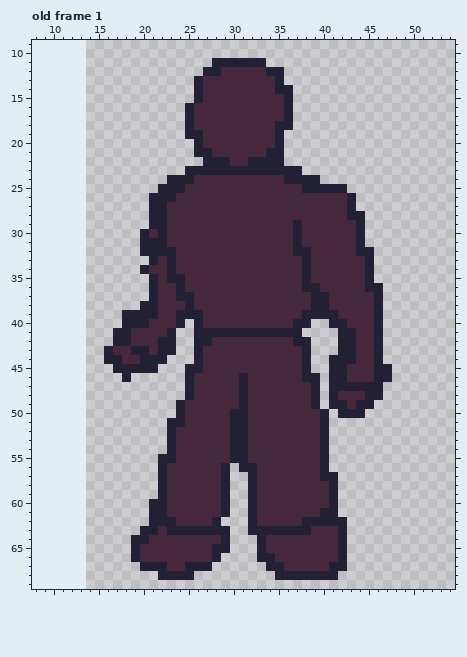
Two versions of one pixel-art file, Assets/Sprites/Overworld/enemy_overworld_human.ase. That is the earlier state.
46x80 pixels, 1 frame. Shown: old frame 1: x 8..54, y 9..69. The old version is drawn lined up with the new one, on the new canvas. The commit also changed other frames, which this record leaves out.
After the commit:
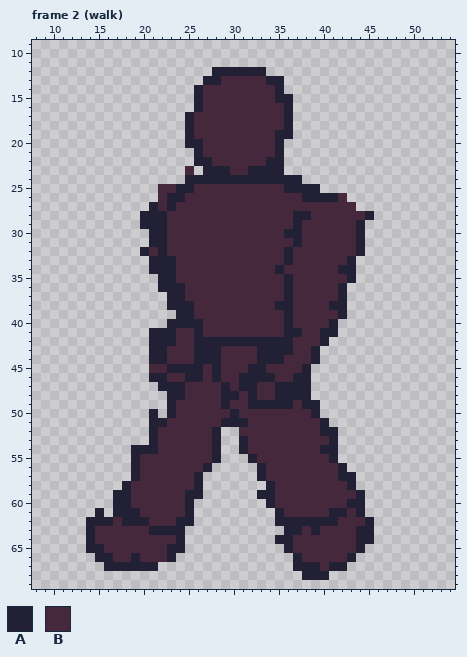
Palette (. is transparent): A #222034  B #45283c
A new or re-ordered frame is compared with the old frame closest to it.
From old to new:
canvas 46x80 -> 75x80, the old top-left corner now at 14,0
frames 1 -> 6
--- frame 2 (walk) is new; against old frame 1
@@ x 8..54 @@
 10 ...............................................
-11 ....................AAAAAA.....................
-12 ...................AABBBBBAA...................
-13 ..................ABBBBBBBBA...................
-14 ..................ABBBBBBBBAA..................
-15 ..................ABBBBBBBBBA..................
-16 .................ABBBBBBBBBBA..................
+11 ...............................................
+12 ....................AAAAAA.....................
+13 ...................AABBBBBAA...................
+14 ..................ABBBBBBBBA...................
+15 ..................ABBBBBBBBAA..................
+16 ..................ABBBBBBBBBA..................
 17 .................ABBBBBBBBBBA..................
-18 .................ABBBBBBBBBAA..................
-19 .................AABBBBBBBBA...................
-20 ..................ABBBBBBBBA...................
-21 ..................AABBBBBBAA...................
-22 ...................AAABBAAAA...................
-23 .................AAAAAAAAAAAAA.................
-24 ...............AAABBBBBBBBBBAAAA...............
-25 ..............AAABBBBBBBBBBBBBAAAAA............
-26 .............AAABBBBBBBBBBBBBBBBBBBA...........
-27 .............AABBBBBBBBBBBBBBBBBBBBA...........
-28 .............AABBBBBBBBBBBBBBBBBBBBAA..........
-29 .............AABBBBBBBBBBBBBBABBBBBBA..........
-30 ............ABABBBBBBBBBBBBBBABBBBBBA..........
-31 ............AAABBBBBBBBBBBBBBABBBBBBA..........
-32 ............AAAABBBBBBBBBBBBBAABBBBBAA.........
-33 .............ABABBBBBBBBBBBBBBABBBBBBA.........
-34 ............ABBABBBBBBBBBBBBBBABBBBBBA.........
-35 .............ABAABBBBBBBBBBBBBABBBBBBA.........
-36 .............ABBABBBBBBBBBBBBBAABBBBBAA........
-37 .............ABBAABBBBBBBBBBBBBAABBBBBA........
-38 ............AABBBABBBBBBBBBBBBBAABBBBBA........
-39 ..........AAAABBAAABBBBBBBBBBBAAAABBBBA........
-40 ..........AAABBBA.ABBBBBBBBBBAA..AABBBA........
-41 .........AABBBBA..AAAAAAAAAAAA....AABBA........
-42 .........AABBBAA..AABBBBBBBBBAA...AABBA........
-43 ........ABBAABAA..ABBBBBBBBBBBA...AABBA........
-44 ........AABBAAA...ABBBBBBBBBBBA..AAABBA........
-45 .........AAAAA...AABBBBBBBBBBBA..AABBBAA.......
-46 ..........A......ABBBBBABBBBBBAA.AABBBAA.......
-47 .................ABBBBBABBBBBBBA.AAAAAA........
-48 .................ABBBBBABBBBBBBA.ABBBAA........
-49 ................ABBBBBBABBBBBBBA.AABAA.........
-50 ................ABBBBBAABBBBBBBBA.AAA..........
-51 ...............AABBBBBAABBBBBBBBA..............
-52 ...............ABBBBBBAABBBBBBBBA..............
-53 ...............ABBBBBBAABBBBBBBBA..............
-54 ...............ABBBBBBAABBBBBBBBA..............
-55 ..............AABBBBBBAABBBBBBBBA..............
-56 ..............ABBBBBBA.AABBBBBBBA..............
-57 ..............ABBBBBBA..ABBBBBBBAA.............
-58 ..............ABBBBBBA..ABBBBBBBBA.............
-59 ..............ABBBBBBA..ABBBBBBBBA.............
-60 .............AABBBBBBA..ABBBBBBBBA.............
-61 .............AABBBBBBA..ABBBBBBBAA.............
-62 .............AAABBBBA...ABBBBBAAAAA............
-63 ............AABAAAAAAA..AAAAAAABBBA............
-64 ...........AABBBBBBBBA...ABBBBBBBBA............
-65 ...........ABBBBBBBBAA...ABBBBBBBBA............
-66 ...........ABBBBBBBBA....AABBBBBBBA............
-67 ............AAABBAAA......AABBBBBAA............
-68 ..............AAAA.........AAAAAAA.............
+18 .................ABBBBBBBBBBA..................
+19 .................ABBBBBBBBBAA..................
+20 .................AABBBBBBBBA...................
+21 ..................ABBBBBBBBA...................
+22 ..................AABBBBBBAA...................
+23 .................B.AAABBAAAA...................
+24 .................AAAAAAAAAAAAA.................
+25 ..............BBAABBBBBBBBBBAAAA...............
+26 ..............BAABBBBBBBBBBBBBAAAAB............
+27 .............ABABBBBBBBBBBBBBBBBBBBB...........
+28 ............AAABBBBBBBBBBBBBBAABBBBBBA.........
+29 ............AAABBBBBBBBBBBBBBABBBBBBA..........
+30 .............AABBBBBBBBBBBBBAABBBBBBA..........
+31 .............AABBBBBBBBBBBBBBABBBBBBA..........
+32 ............ABABBBBBBBBBBBBBABBBBBBBA..........
+33 .............AAABBBBBBBBBBBBABBBBBBA...........
+34 .............AAABBBBBBBBBBBABBBBBBAA...........
+35 ..............AABBBBBBBBBBBBABBBBBBA...........
+36 ..............AAABBBBBBBBBBBABBBBBA............
+37 ...............AABBBBBBBBBBBABBBBBA............
+38 ...............AAABBBBBBBBBAABBBBAA............
+39 ................AABBBBBBBBBBABBBBBA............
+40 ...............AAAABBBBBBBBBABBBBA.............
+41 .............AAABBABBBBBBBBBAABBAA.............
+42 .............AAABBAAAAAAAAAAABBBA..............
+43 .............AABBBAAABBBBAAAABBA...............
+44 .............AABBBAAABBBBAAABBBA...............
+45 .............BBAAAABABBBAABBBBA................
+46 .............AABBAABABBAAAABBAA................
+47 ..............AAABBBBABAABBAAAA................
+48 ...............AABBBBAABABBAAAA................
+49 ...............ABBBBBABBAAAAABAA...............
+50 .............A.ABBBBBBABBBBBBBBA...............
+51 .............AABBBBBBAAABBBBBBBBA..............
+52 .............ABBBBBBA..BBBBBBBBBAA.............
+53 .............ABBBBBBA..ABBBBBBBBBA.............
+54 ...........AAABBBBBBA..ABBBBBBBBAA.............
+55 ...........ABBBBBBBBA...ABBBBBBBBA.............
+56 ...........ABBBBBBBA.....ABBBBBBBBA............
+57 ...........ABBBBBBA......ABBBBBBBBAA...........
+58 ..........ABBBBBBBA.......ABBBBBBBBA...........
+59 .........AABBBBBBAA......AABBBBBBBBBA..........
+60 .........AABBBBBBA........ABBBBBBBBAA..........
+61 .......A.AAABBBBBA.........ABBBBBAABA..........
+62 ......AAABAAABBBAA.........AAAAAAABBBA.........
+63 ......ABBBBBBAAAA...........AABABBBBAA.........
+64 ......ABBBBBBBBBA..........AABBBBBBBAA.........
+65 ......AABBBBBBBAA...........ABBBBBBBA..........
+66 .......AABBABBBA.............ABBBBBA...........
+67 ........AAAAAA...............AAABAA............
+68 ..............................AAA..............
 69 ...............................................
Pixel boxes of the changes (left, top, right, bottom) in both pictures:
changed: (86, 58, 392, 580)
